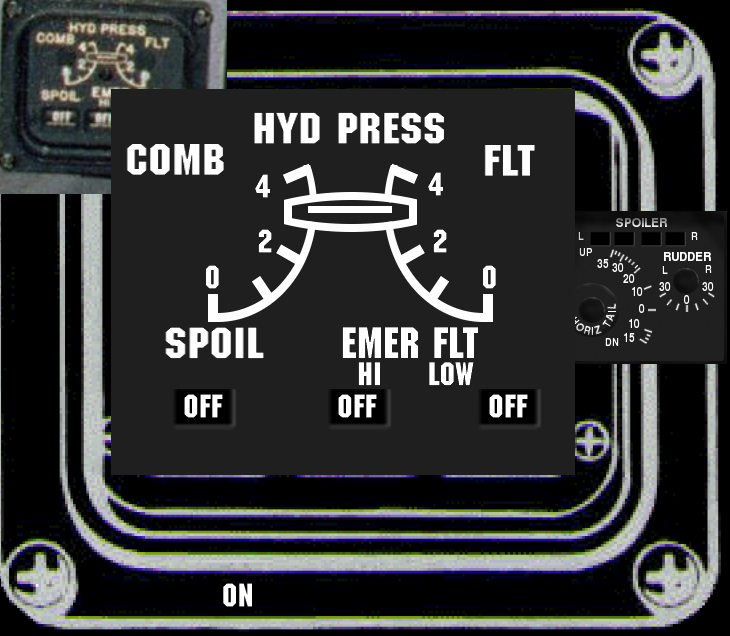
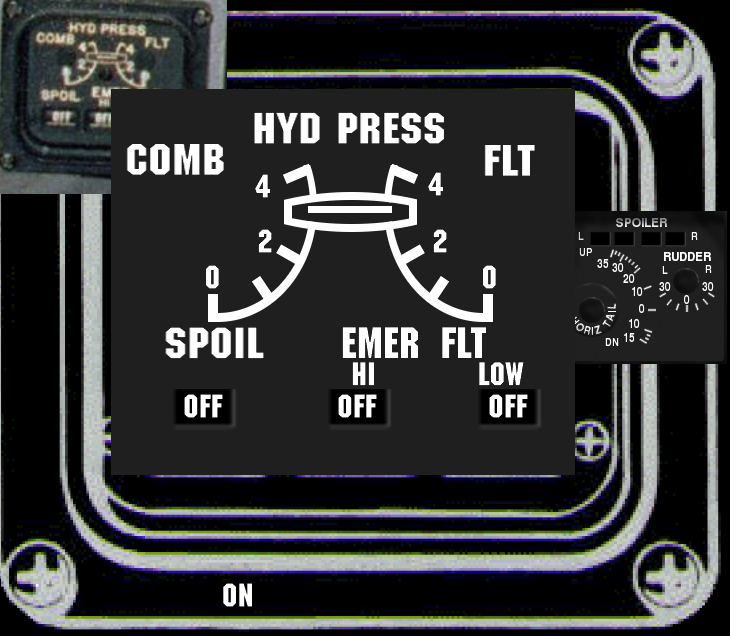
Before/after of a 730px x 636px layered artwork. What changed in the layer stack:
painted on "legends" over [352,327,524,386]
